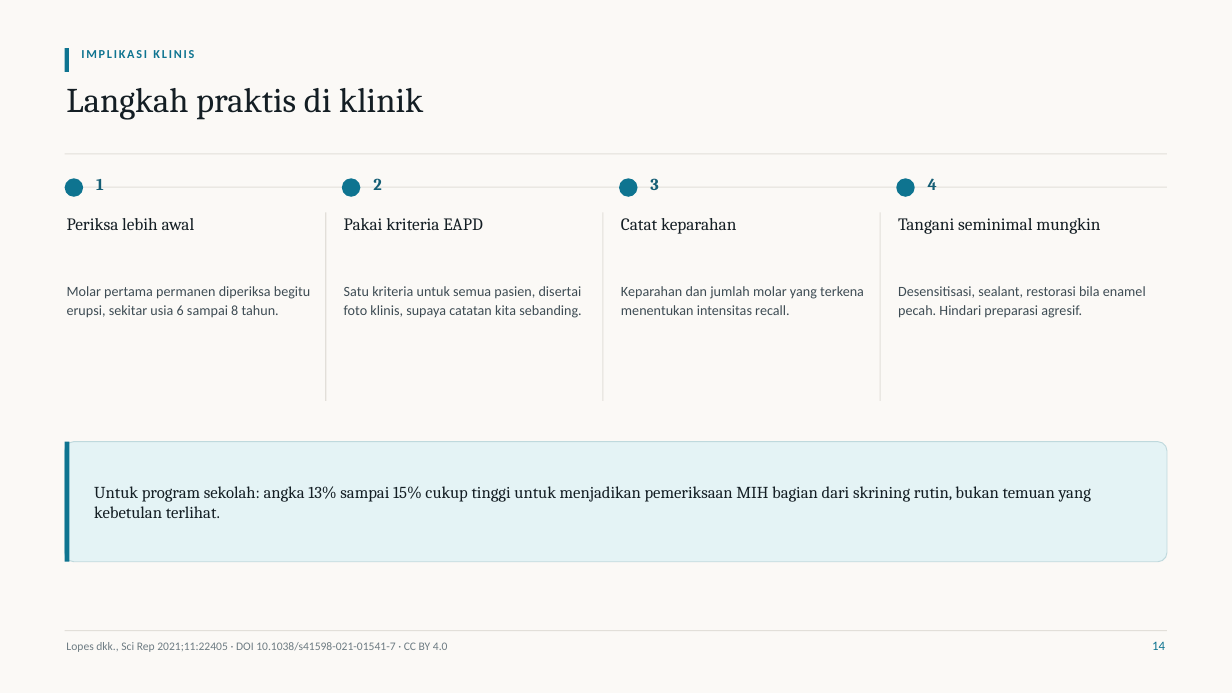
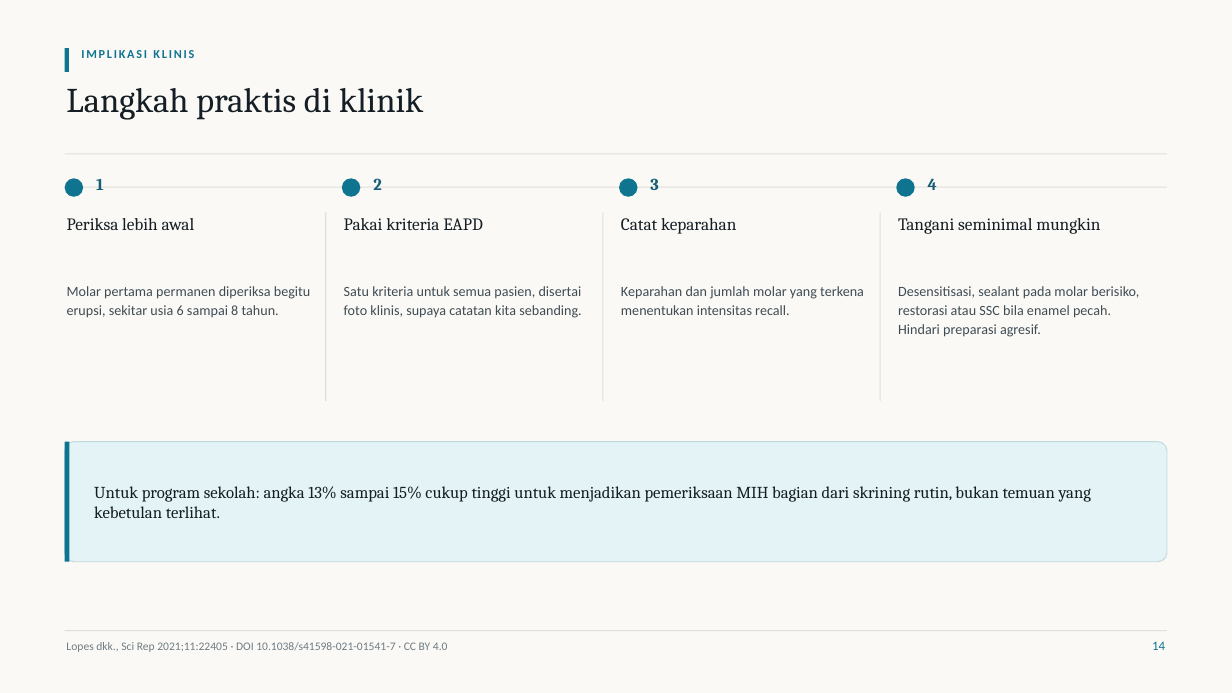
Before and after one commit to maskchanel14-source/agents, a slide deck: slide 14 of research/pediatric-dentistry-2021-2026/deck-mih-lopes-2021/Presentasi-Jurnal-MIH-Lopes-2021.pptx. Drawn at 1232x693 pixels with LibreOffice and Linux fonts; fonts in the diff are those of the drawing. Boxes give left, top, right and bottom in pixels: in the first picture for what was removed or moved away, otherwise in the second. Text is boxed around its words. In the diff, an @@ line names an element or a change of style, - is before the commit and + after.

```diff
--- a/research/pediatric-dentistry-2021-2026/deck-mih-lopes-2021/Presentasi-Jurnal-MIH-Lopes-2021.pptx
+++ b/research/pediatric-dentistry-2021-2026/deck-mih-lopes-2021/Presentasi-Jurnal-MIH-Lopes-2021.pptx
@@ text at (898, 286, 1139, 337): text changed @@
-Desensitisasi, sealant, restorasi bila enamel pecah. Hindari preparasi agresif.
+Desensitisasi, sealant pada molar berisiko, restorasi atau SSC bila enamel pecah. Hindari preparasi agresif.
```
Also in this commit, not shown: 4 other slides changed, 26 other files.
